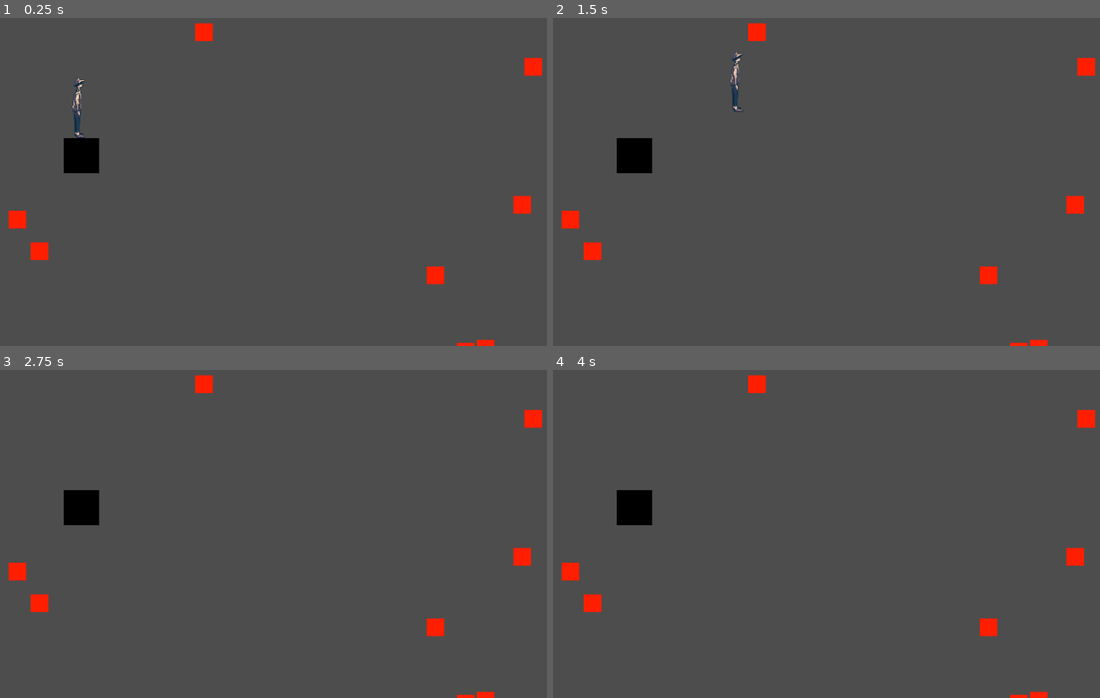
Above: before the commit, frames 1-4 (two rows, left to right).
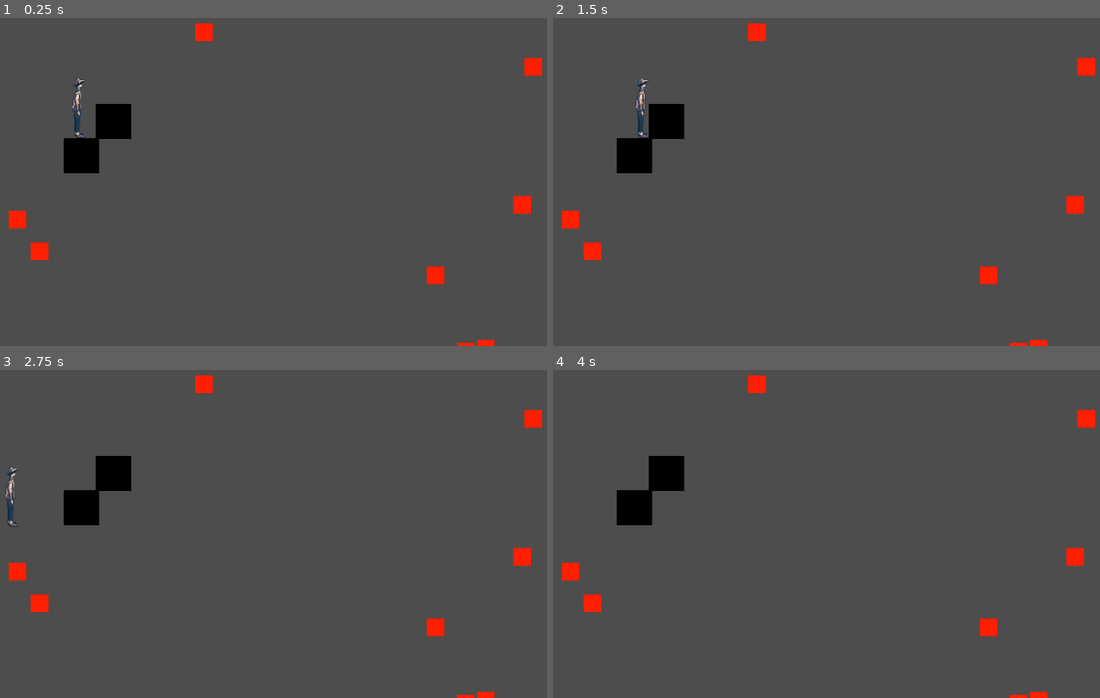
Above: after the commit, the same moments.

Repository: hellomynameisren/ludumdare
Game: Godot game, scene res://liquid/play_area.tscn
The game is run twice, just before and just after one commit, with the same random seed, the same clock (stepped at 60 frames per second) and the same inputs. The project has no main scene, so this scene is started directly.
Inputs:
- Up to frame 1 (0.25 s): no input
- Up to frame 2 (1.5 s): tap Enter at 0.5 s; hold Right (ui_right) from 0.53 s (still down); tap Space (ui_select) at 0.6, 0.77, 1.07, 1.35 s
- Up to frame 3 (2.75 s): tap Space (ui_select) at 1.52, 1.82, 2.1 s; release Right (ui_right) at 2.03 s; hold Left (ui_left) from 2.03 s (still down)
- Up to frame 4 (4 s): release Left (ui_left) at 2.78 s; hold Right (ui_right) from 2.78 s (still down); tap Space (ui_select) at 2.85, 3.02, 3.32, 3.5, 3.6, 3.77 s

The runs differ from the first frame. In frame 1, 0.7% of the frame differs, in the area x 17-25%, y 26-37%; in frame 2, 1.1%, in the area x 15-35%, y 10-37%; in frame 3, 0.9%; in frame 4, 0.7%.

Commit message:
jumping

Diff:
--- a/liquid/play_area.tscn
+++ b/liquid/play_area.tscn
@@ -13,3 +13,6 @@
 
 [node name="WallBlock" parent="." instance=ExtResource("3_r7lax")]
 position = Vector2(309, 303)
+
+[node name="WallBlock2" parent="." instance=ExtResource("3_r7lax")]
+position = Vector2(367, 241)
--- a/liquid/player.gd
+++ b/liquid/player.gd
@@ -8,15 +8,14 @@
 func get_input():
 	var input_vector = Vector2.ZERO
 	input_vector.x = Input.get_action_strength("ui_right") - Input.get_action_strength("ui_left")
-	if input_vector != Vector2.ZERO:
-		velocity.x = input_vector.x * speed
+	velocity.x = input_vector.x * speed
 	return input_vector
 
 func _physics_process(delta):
 	var input_vector = get_input()
 
 	if is_on_floor():
-		if Input.is_action_just_pressed("ui_select") and is_on_floor():
+		if Input.is_action_just_pressed("ui_up") and is_on_floor():
 			velocity.y = jump_speed
 		else:
 			velocity.y = 0
